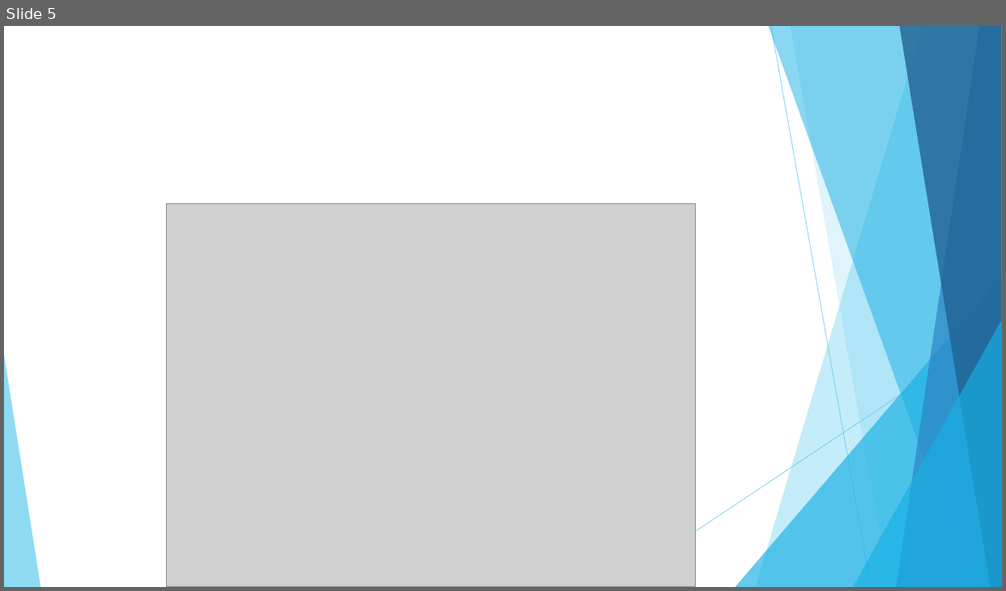
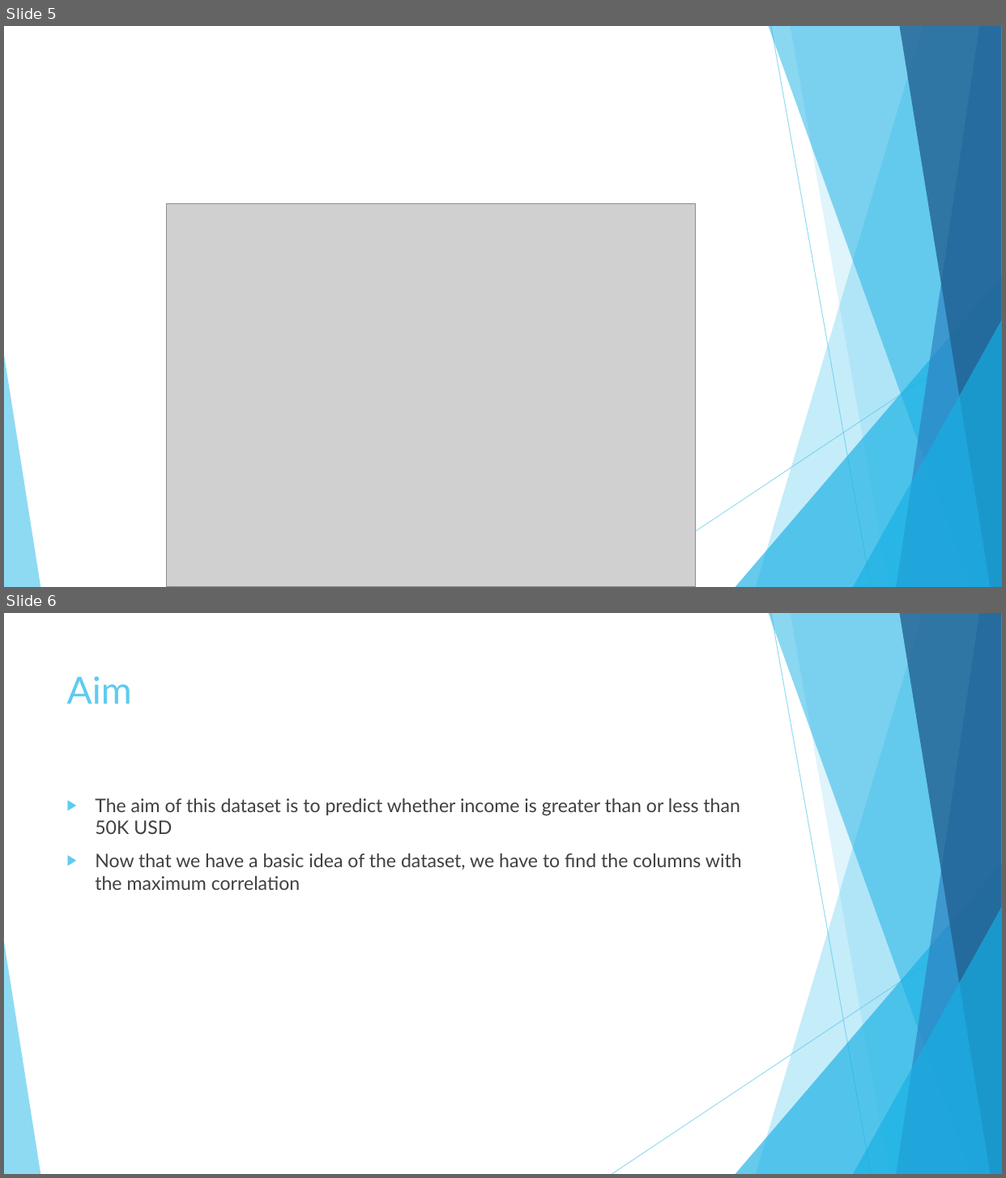
Before and after one commit to chandratop/IDS-Project, a slide deck: IDS Project – Adult Dataset.pptx. Shown one above the other, each under a label of ours: slide 5 before the commit, slides 5 and 6 after it. The pictures are 1006x591 and 1006x1178 pixels, drawn with LibreOffice and Linux fonts; fonts in the diff are those of the drawing; grey boxes stand for pictures. Boxes give left, top, right and bottom in pixels: in the first picture for what was removed or moved away, otherwise in the second. Text is boxed around its words. In the diff, an @@ line names an element or a change of style, - is before the commit and + after.

```diff
--- a/IDS Project – Adult Dataset.pptx
+++ b/IDS Project – Adult Dataset.pptx
@@ slide 6 added at (x1=4, y1=613, x2=1002, y2=1174), background #FFFFFF; not listed: 10 template elements that a slide beside it also shows @@
@@ title added at (x1=67, y1=676, x2=132, y2=704), 36 pt, text #5FCBEF @@
+Aim
@@ text added at (x1=95, y1=798, x2=742, y2=890), 18 pt, text #404040 @@
+▶ The aim of this dataset is to predict whether income is greater than or less than 50K USD
+▶ Now that we have a basic idea of the dataset, we have to find the columns with the maximum correlation
```
Also in this commit, not shown: 2 other slides added.
